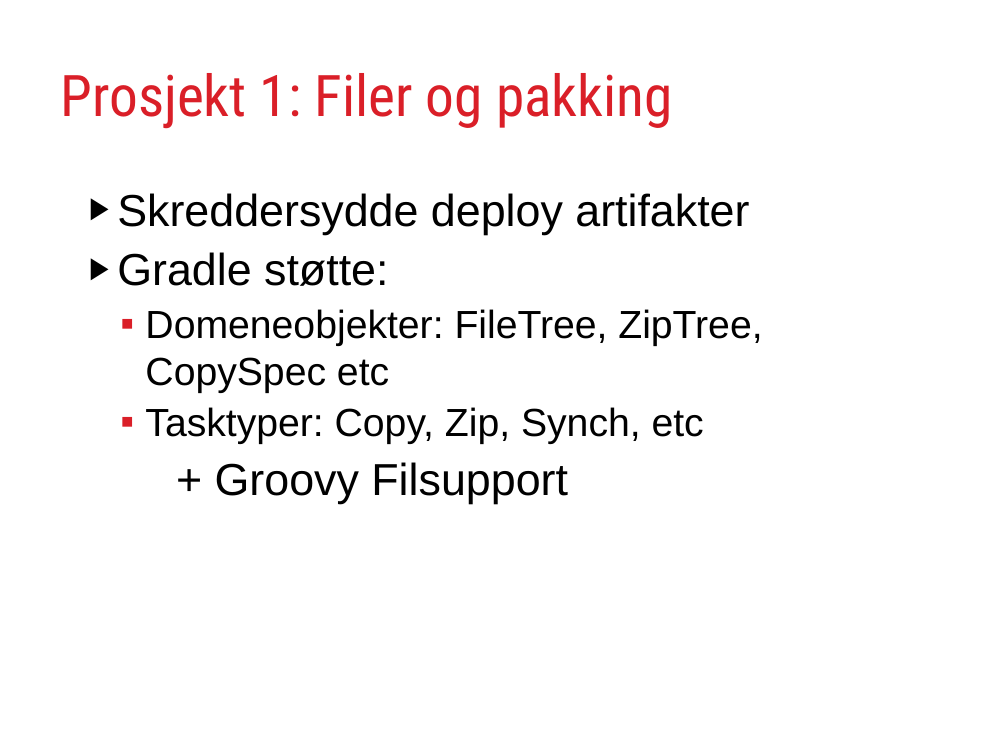
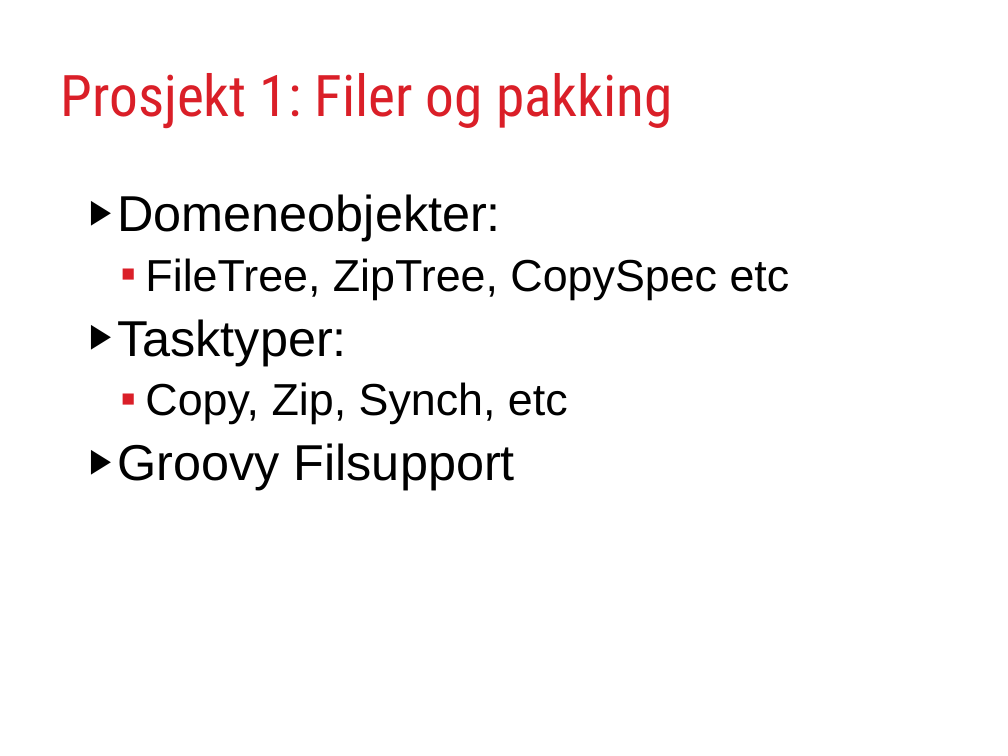
Before and after one commit to rundis/GradleJZ2012, a slide deck: slide 11 of GradleYourBuild.ppt. Drawn at 1008x756 pixels with LibreOffice and Linux fonts; fonts in the diff are those of the drawing. Boxes give left, top, right and bottom in pixels: in the first picture for what was removed or moved away, otherwise in the second. Text is boxed around its words. In the diff, an @@ line names an element or a change of style, - is before the commit and + after.

```diff
--- a/GradleYourBuild.ppt
+++ b/GradleYourBuild.ppt
@@ text at <box>117,194,790,490</box>: text changed; size 28 to 32 pt @@
-▶ Skreddersydde deploy artifakter
-▶ Gradle støtte:
-  ▪ Domeneobjekter: FileTree, ZipTree, CopySpec etc
-  ▪ Tasktyper: Copy, Zip, Synch, etc
-+ Groovy Filsupport
+▶ Domeneobjekter:
+  ▪ FileTree, ZipTree, CopySpec etc
+▶ Tasktyper:
+  ▪ Copy, Zip, Synch, etc
+▶ Groovy Filsupport
```
Also in this commit, not shown: 8 other slides changed, 1 slide added, 6 other files.
